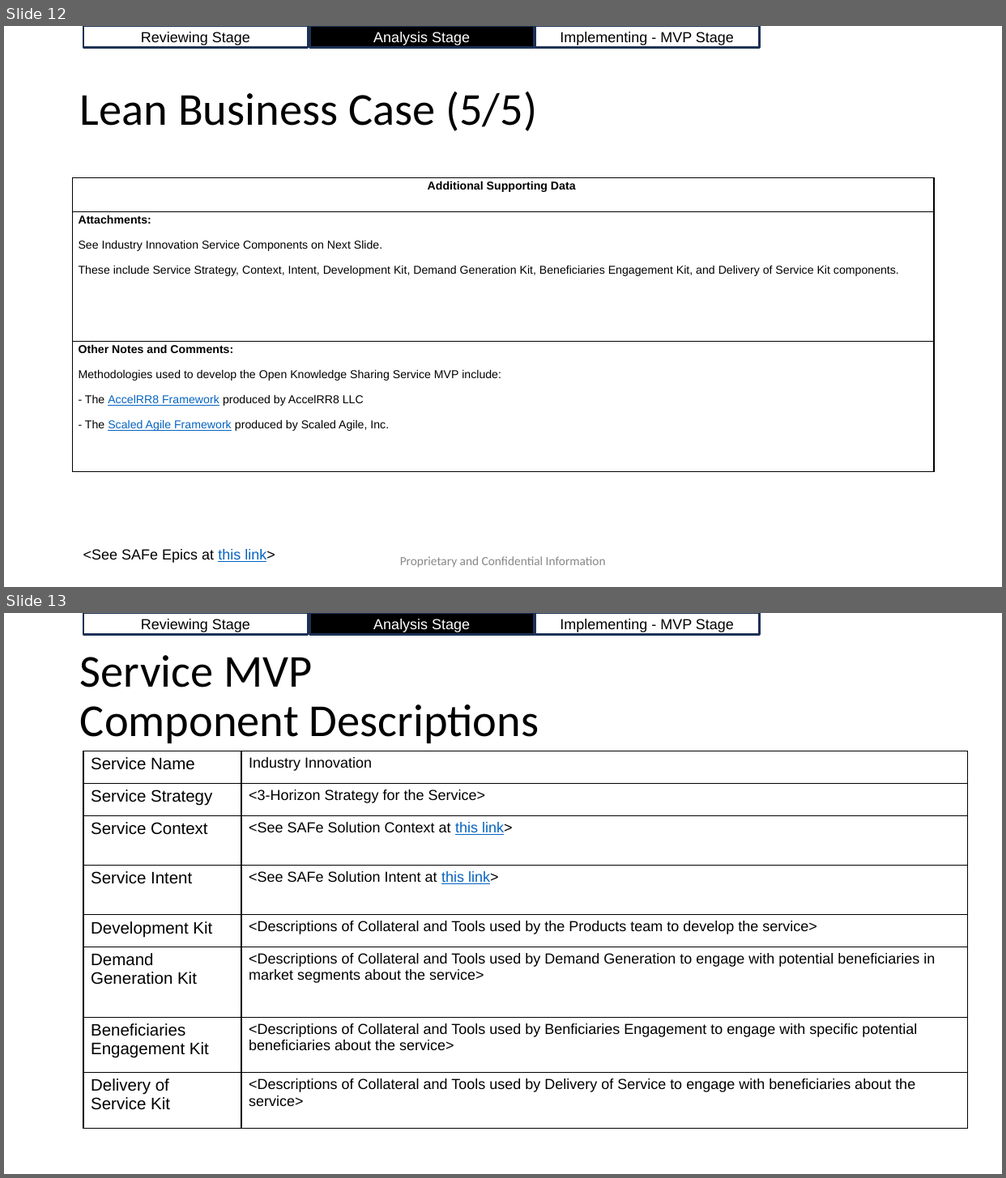
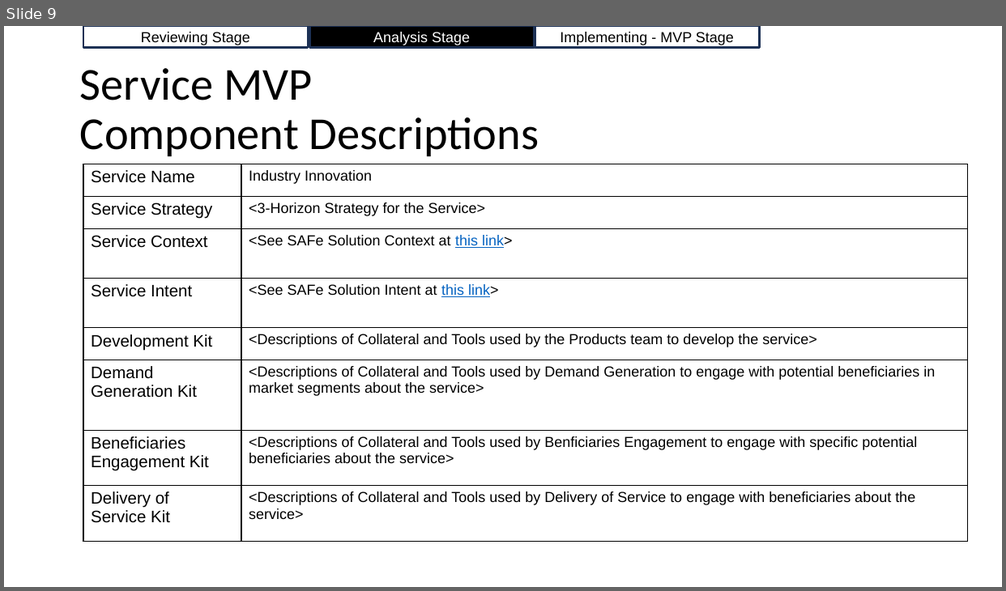
Before and after one commit to AccelRR8-Consortium-NonProfit/Management-Public, a slide deck: docs/2_Value_Creation/2a_Product/Industry_Innovation/Industry_Innovation_v1_Lean_Business_Case.pptx. Shown one above the other, each under a label of ours: slides 12 and 13 before the commit, slide 9 after it. The pictures are 1006x1178 and 1006x591 pixels, drawn with LibreOffice and Linux fonts; fonts in the diff are those of the drawing; background and template pictures are left out. Boxes give left, top, right and bottom in pixels: in the first picture for what was removed or moved away, otherwise in the second. Text is boxed around its words. In the diff, an @@ line names an element or a change of style, - is before the commit and + after.

Commit message:
Updated the Industry Innovation Deliverables Overview

```diff
--- a/docs/2_Value_Creation/2a_Product/Industry_Innovation/Industry_Innovation_v1_Lean_Business_Case.pptx
+++ b/docs/2_Value_Creation/2a_Product/Industry_Innovation/Industry_Innovation_v1_Lean_Business_Case.pptx
@@ slide 12 removed at <box>4,26,1002,587</box>, background #FFFFFF @@
@@ rectangle removed at <box>83,26,308,48</box> @@
-Reviewing Stage
@@ rectangle removed at <box>309,26,534,48</box> @@
-Analysis Stage
@@ rectangle removed at <box>535,26,760,48</box> @@
-Implementing - MVP Stage
@@ title removed at <box>80,92,537,131</box> @@
-Lean Business Case (5/5)
@@ table removed at <box>73,178,935,472</box>, 3 rows, 1 columns @@
-Additional Supporting Data
-Attachments: / See Industry Innovation Service Components on Next Slide. / These include Service Strategy, Context, Intent, Development Kit, Demand Generation Kit, Beneficiaries Engagement Kit, and Delivery of Service Kit components.
-Other Notes and Comments: / Methodologies used to develop the Open Knowledge Sharing Service MVP include: / - The AccelRR8 Framework produced by AccelRR8 LLC / - The Scaled Agile Framework produced by Scaled Agile, Inc.
@@ text removed at <box>83,549,275,563</box> @@
-<See SAFe Epics at this link>
@@ text removed at <box>400,557,606,568</box> @@
-Proprietary and Confidential Information
@@ what was slide 13 is now slide 9 @@
```
Also in this commit, not shown: 2 slides changed, 3 other slides removed, 6 other files.
